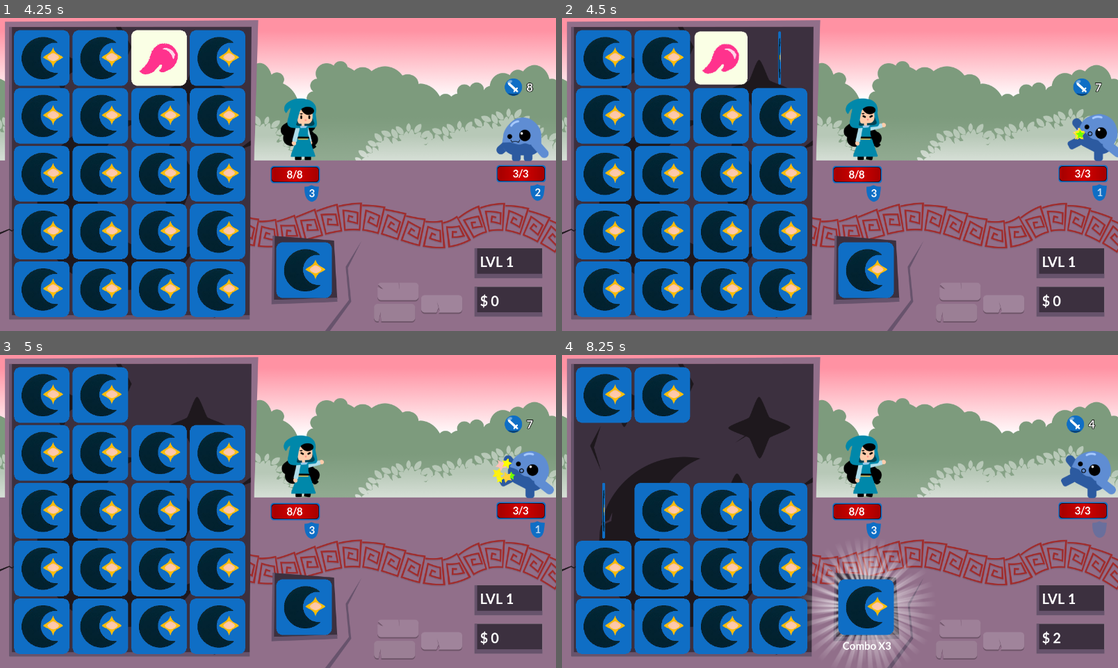
Above: before the commit, frames 1-4 (two rows, left to right).
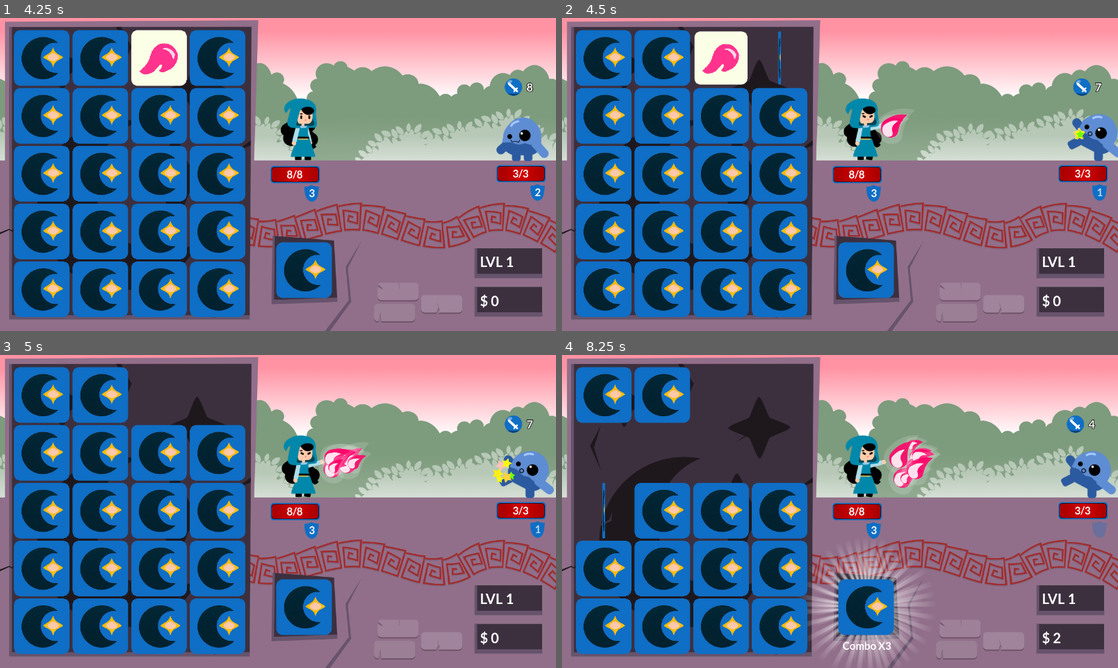
Above: after the commit, the same moments.

Repository: Cirrus-Minor/Spellbound-Memory
Game: Godot game, scene res://Scenes/main.tscn
The game is run twice, just before and just after one commit, with the same random seed, the same clock (stepped at 60 frames per second) and the same inputs.
Inputs (mouse positions are in pixels of both pictures, inside the frame that each line leads up to):
- Up to frame 1 (4.25 s): tap Enter at 0.5 s; move the mouse to (400, 158) at 0.52 s; click (400, 158) at 0.67 s; click "Start" at 1.25 s; move the mouse to (38, 58) at 2.02 s; click (38, 58) at 2.17 s; move the mouse to (100, 58) at 2.77 s; click (100, 58) at 2.92 s; tap Space at 3.5 s; move the mouse to (155, 58) at 3.52 s; click (155, 58) at 3.67 s
- Up to frame 2 (4.5 s): tap Enter at 4.25 s; move the mouse to (778, 58) at 4.27 s; click (778, 58) at 4.42 s
- Up to frame 3 (5 s): no input
- Up to frame 4 (8.25 s): move the mouse to (600, 452) at 5.02 s; click (600, 452) at 5.17 s; tap Space at 5.75 s; move the mouse to (662, 452) at 5.77 s; click (662, 452) at 5.92 s; move the mouse to (717, 452) at 6.52 s; click (717, 452) at 6.67 s; tap Enter at 7.25 s; move the mouse to (778, 452) at 7.27 s; click (778, 452) at 7.42 s; move the mouse to (600, 511) at 8.02 s; click (600, 511) at 8.17 s

Frame 1 is identical in both runs. In frame 2, 0.3% of the frame differs, in the area x 56-63%, y 30-39%; in frame 3, 0.7%; in frame 4, 0.9%, in the area x 58-68%, y 26-43%.

Commit message:
Add attack effects
- Magic missile
- Fireball
- Lightning bolt

Diff:
--- a/Scenes/player.tscn
+++ b/Scenes/player.tscn
@@ -7,6 +7,9 @@
 [ext_resource type="AudioStream" uid="uid://bsr2ss3uk8046" path="res://Assets/Sound/player_attack.wav" id="5_1w4ka"]
 [ext_resource type="AudioStream" uid="uid://b7ppwn7genkqa" path="res://Assets/Sound/player_hurt.wav" id="6_wa5na"]
 [ext_resource type="AudioStream" uid="uid://54xt1vc5epu2" path="res://Assets/Sound/shield.wav" id="7_traed"]
+[ext_resource type="Texture2D" uid="uid://cghntij100k8h" path="res://Assets/Effects/attack_fire.png" id="8_ueukw"]
+[ext_resource type="Texture2D" uid="uid://djxjdidtmhx" path="res://Assets/Effects/attack_missile.png" id="9_ps5c3"]
+[ext_resource type="Texture2D" uid="uid://do25n8evf5yow" path="res://Assets/Effects/attack_bolt.png" id="10_3bp6c"]
 
 [sub_resource type="RectangleShape2D" id="RectangleShape2D_jbk3x"]
 size = Vector2(93.4211, 179.829)
@@ -103,6 +106,41 @@
 "speed": 5.0
 }]
 
+[sub_resource type="ParticleProcessMaterial" id="ParticleProcessMaterial_ouhmp"]
+particle_flag_disable_z = true
+angle_min = -108.0
+angle_max = 24.0
+initial_velocity_min = 50.0
+initial_velocity_max = 150.0
+angular_velocity_min = -40.0
+angular_velocity_max = 40.0
+gravity = Vector3(0, 0, 0)
+scale_min = 0.2
+scale_max = 0.45
+
+[sub_resource type="ParticleProcessMaterial" id="ParticleProcessMaterial_pmcw4"]
+particle_flag_disable_z = true
+angle_min = -84.0
+angle_max = -48.0
+initial_velocity_min = 50.0
+initial_velocity_max = 150.0
+angular_velocity_min = -40.0
+angular_velocity_max = 40.0
+gravity = Vector3(0, 0, 0)
+scale_min = 0.15
+scale_max = 0.35
+
+[sub_resource type="ParticleProcessMaterial" id="ParticleProcessMaterial_sacur"]
+particle_flag_disable_z = true
+angle_min = -60.0
+angle_max = -36.0
+direction = Vector3(1, -0.5, 0)
+initial_velocity_min = 50.0
+initial_velocity_max = 150.0
+gravity = Vector3(0, 0, 0)
+scale_min = 0.3
+scale_max = 0.5
+
 [node name="Player" type="Area2D"]
 scale = Vector2(0.76, 0.76)
 script = ExtResource("1_haifg")
@@ -114,7 +152,7 @@
 [node name="AnimatedSprite2D" type="AnimatedSprite2D" parent="."]
 position = Vector2(-78.9473, -200)
 sprite_frames = SubResource("SpriteFrames_c6rwi")
-animation = &"victory"
+animation = &"attack"
 autoplay = "idle"
 centered = false
 
@@ -124,9 +162,6 @@
 scale = Vector2(1.2, 1.187)
 texture = ExtResource("3_h3jjv")
 
-[node name="HitParticles" parent="." instance=ExtResource("4_2g18j")]
-position = Vector2(32.8947, -118.421)
-
 [node name="Sounds" type="Node" parent="."]
 
 [node name="Attack" type="AudioStreamPlayer" parent="Sounds"]
@@ -140,4 +175,37 @@
 volume_db = -5.333
 pitch_scale = 1.51
 
+[node name="HitParticles" parent="." instance=ExtResource("4_2g18j")]
+position = Vector2(32.8947, -118.421)
+
+[node name="FireAttack" type="GPUParticles2D" parent="."]
+position = Vector2(110.526, -105.263)
+emitting = false
+process_material = SubResource("ParticleProcessMaterial_ouhmp")
+texture = ExtResource("8_ueukw")
+lifetime = 0.8
+one_shot = true
+explosiveness = 0.5
+randomness = 1.0
+
+[node name="MissileAttack" type="GPUParticles2D" parent="."]
+position = Vector2(110.526, -107.895)
+emitting = false
+amount = 10
+process_material = SubResource("ParticleProcessMaterial_pmcw4")
+texture = ExtResource("9_ps5c3")
+lifetime = 0.8
+one_shot = true
+explosiveness = 0.62
+
+[node name="BoltAttack" type="GPUParticles2D" parent="."]
+position = Vector2(113.158, -103.947)
+emitting = false
+process_material = SubResource("ParticleProcessMaterial_sacur")
+texture = ExtResource("10_3bp6c")
+lifetime = 0.8
+one_shot = true
+explosiveness = 0.58
+randomness = 0.28
+
 [connection signal="animation_finished" from="AnimatedSprite2D" to="." method="_on_animated_sprite_2d_animation_finished"]
--- a/Scripts/main_fight.gd
+++ b/Scripts/main_fight.gd
@@ -463,15 +463,15 @@
 
 	match card:
 		1: # Fireball
-			player.attack()
+			player.attack(2)
 			attack_monster(get_damages_fireball(), false)
 
 		2: # Magic Missile
-			player.attack()
+			player.attack(1)
 			attack_monster(get_damages_missile(), false)
 
 		3: # Lightning
-			player.attack()
+			player.attack(3)
 			attack_monster(get_damages_lightning(), true)
 
 		4: # Hand
--- a/Scripts/player.gd
+++ b/Scripts/player.gd
@@ -3,6 +3,9 @@
 @onready var sprite = $AnimatedSprite2D
 @onready var shield_sprite = $Shield
 @onready var hit_paticles = $HitParticles
+@onready var fire_paticles = $FireAttack
+@onready var missile_paticles = $MissileAttack
+@onready var bolt_paticles = $BoltAttack
 
 @onready var sound_attack = $Sounds/Attack
 @onready var sound_hurt = $Sounds/Hurt
@@ -50,12 +53,21 @@
 	sound_shield.pitch_scale = randf_range(1.2, 1.8)
 	sound_shield.play()
 
-func attack():
+func attack(attack_type):
 	sprite.play("attack")
+	var particles
+	match attack_type:
+		1: particles = missile_paticles
+		2: particles = fire_paticles
+		3: particles = bolt_paticles
+
+	particles.process_material.direction = Vector3(1, 0, 0)
+	particles.emitting = true
 	sound_attack.pitch_scale = randf_range(0.9, 1.5)
 	sound_attack.play()
 
 func victory():
+	await get_tree().create_timer(0.5).timeout
 	is_victory = true
 	sprite.play("victory")
 	velocity = -800
Binary file added: Assets/Effects/attack_bolt.png
Not shown, added: Assets/Effects/attack_bolt.png.import
Binary file added: Assets/Effects/attack_fire.png
Not shown, added: Assets/Effects/attack_fire.png.import
Binary file added: Assets/Effects/attack_missile.png
Not shown, added: Assets/Effects/attack_missile.png.import
Not shown: 1 places in Scenes/player.tscn that only renumber resources
